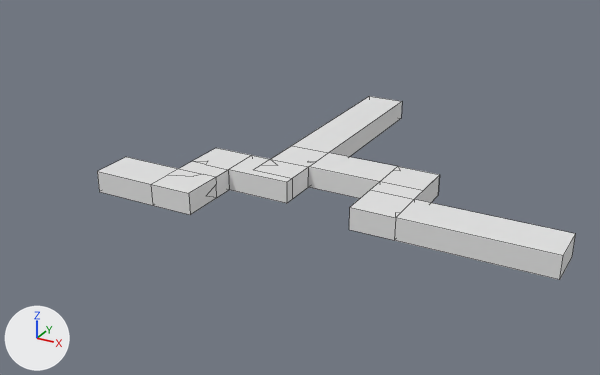
Renders of the Blender file scenes/water/level_2_river.blend from each side of a commit.
Before and after are seen from a 50 mm lens placed at (33.7, -60.2, 29.5), pointed at (-1.8, 4.4, -2.8). Lighting does not change. The marker at lower left points along +X, +Y and +Z. Mesh edges are drawn as thin lines.
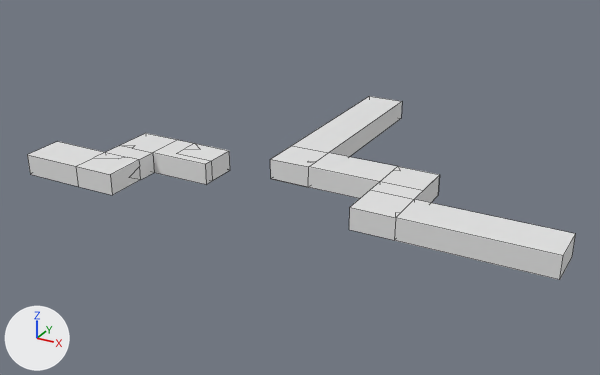
Commit message: level 2 river

Changed parts and their boxes (x1, y1, x2, y2) in the pictures (600 x 375 px):
'Cube.006', reshaped (36% narrower): before (97, 96, 575, 280); after (270, 96, 575, 280)
'Cube.001', added: after (27, 133, 230, 195)
part 1 of me_cube_007, cut back: before (97, 148, 309, 215); after (270, 159, 309, 187)

The change in detail:
me_cube_007 is used by ob_cube_006; location (0.0, 0.0, 0.0); scale (8.5, 2.0, 1.0).
me_cube_007 had 104 vertices, 75 faces and spanned x -1.8..2.9, y -4.4..11.6, z -1.0..1.0.
me_cube_007 now has 54 vertices, 39 faces and spans x -0.4..2.9, y -2.4..11.6, z -1.0..1.0.
Part 1, on me_cube_007:
50 vertices are removed from x -1.8..0.1, y -4.4..0.6, z -1.0..1.0.
37 faces are deleted.
1 new face joins them.
Mesh me_cube_001 is new.
It has 57 vertices, 37 faces and spans x -1.78..0.1, y -4.41..0.59, z -0.98..1.02.
Object 'Cube.001' (ob_cube_001) is new; it shows me_cube_001.
Its location is (-8.52, 0.0, 0.0).
Its scale is (8.5, 2.0, 1.0).
